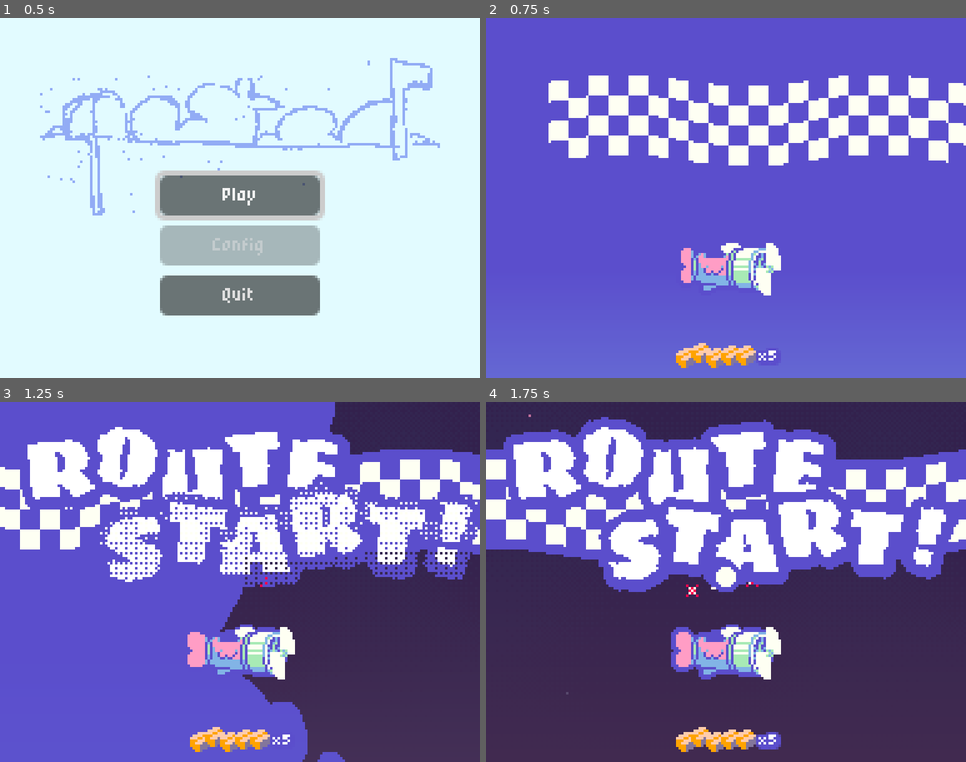
Above: before the commit, frames 1-4 (two rows, left to right).
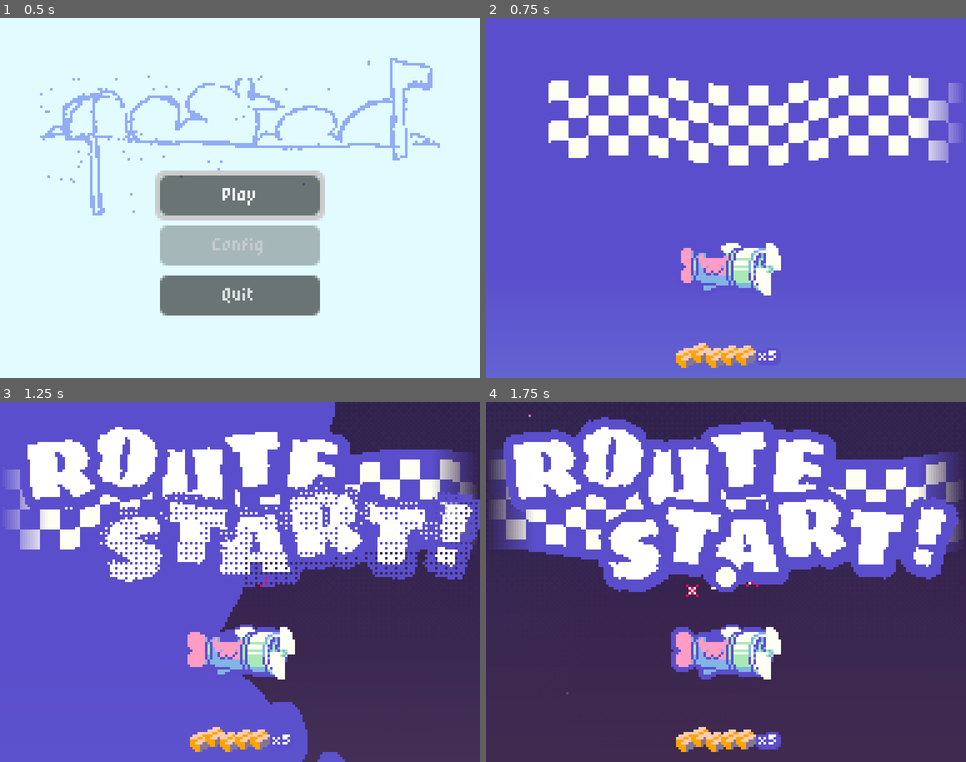
Above: after the commit, the same moments.

Repository: webcatzz/bjay
Game: Godot game, scene res://scenes/ui/title/title.tscn
The game is run twice, just before and just after one commit, with the same random seed, the same clock (stepped at 60 frames per second) and the same inputs. Sound files missing from this copy of the repository are replaced by a short silence.
Inputs (mouse positions are in pixels of both pictures, inside the frame that each line leads up to):
- Up to frame 1 (0.5 s): no input
- Up to frame 2 (0.75 s): click "Play" at 0.5 s
- Up to frame 3 (1.25 s): no input
- Up to frame 4 (1.75 s): tap Enter at 1.25 s; move the mouse to (831, 564) at 1.27 s; hold Right (move_right) from 1.28 s (still down); hold Z (dash) from 1.28 s (still down); click (831, 564) at 1.42 s

Frame 1 is identical in both runs. In frame 2, 1.0% of the frame differs, in the area x 91-100%, y 16-41%; in frame 3, 2.1%; in frame 4, 3.2%, in the area x 0-100%, y 13-42%.

Commit message:
visual tweak to route start flag

Diff:
--- a/scenes/route/parts/route_start.tscn
+++ b/scenes/route/parts/route_start.tscn
@@ -16,6 +16,16 @@
 height = 144
 fill_from = Vector2(0, 1)
 fill_to = Vector2(0, 0)
+
+[sub_resource type="Gradient" id="Gradient_rj28x"]
+offsets = PackedFloat32Array(0, 0.1, 0.9, 1)
+colors = PackedColorArray(1, 1, 1, 0, 1, 1, 1, 1, 1, 1, 1, 1, 1, 1, 1, 0)
+metadata/_snap_enabled = true
+
+[sub_resource type="GradientTexture2D" id="GradientTexture2D_pma2c"]
+gradient = SubResource("Gradient_rj28x")
+width = 192
+height = 1
 
 [sub_resource type="ShaderMaterial" id="ShaderMaterial_lp6ug"]
 shader = ExtResource("1_mdl2d")
@@ -41,7 +51,7 @@
 tracks/0/type = "value"
 tracks/0/imported = false
 tracks/0/enabled = true
-tracks/0/path = NodePath("Texture:anchor_left")
+tracks/0/path = NodePath("FlagMask/Flag:anchor_left")
 tracks/0/interp = 1
 tracks/0/loop_wrap = true
 tracks/0/keys = {
@@ -125,7 +135,7 @@
 tracks/7/type = "value"
 tracks/7/imported = false
 tracks/7/enabled = true
-tracks/7/path = NodePath("Texture:anchor_right")
+tracks/7/path = NodePath("FlagMask/Flag:anchor_right")
 tracks/7/interp = 1
 tracks/7/loop_wrap = true
 tracks/7/keys = {
@@ -154,7 +164,7 @@
 tracks/0/type = "value"
 tracks/0/imported = false
 tracks/0/enabled = true
-tracks/0/path = NodePath("Texture:anchor_left")
+tracks/0/path = NodePath("FlagMask/Flag:anchor_left")
 tracks/0/interp = 2
 tracks/0/loop_wrap = true
 tracks/0/keys = {
@@ -238,7 +248,7 @@
 tracks/7/type = "value"
 tracks/7/imported = false
 tracks/7/enabled = true
-tracks/7/path = NodePath("Texture:anchor_right")
+tracks/7/path = NodePath("FlagMask/Flag:anchor_right")
 tracks/7/interp = 2
 tracks/7/loop_wrap = true
 tracks/7/keys = {
@@ -268,234 +278,16 @@
 tracks/9/interp = 1
 tracks/9/loop_wrap = true
 tracks/9/keys = {
-"times": PackedFloat32Array(0, 0.5, 0.7),
-"transitions": PackedFloat32Array(1, 1, 1),
-"update": 0,
-"values": [Color(1, 1, 1, 1), Color(1, 1, 1, 1), Color(1, 1, 1, 0)]
-}
-
-[sub_resource type="Animation" id="Animation_rj28x"]
-resource_name = "intro"
-length = 0.8
-step = 0.1
-tracks/0/type = "value"
-tracks/0/imported = false
-tracks/0/enabled = true
-tracks/0/path = NodePath("Texture:anchor_left")
-tracks/0/interp = 2
-tracks/0/loop_wrap = true
-tracks/0/keys = {
-"times": PackedFloat32Array(0, 0.2, 0.4),
-"transitions": PackedFloat32Array(1, 1, 1),
-"update": 0,
-"values": [1.0, 0.0, 0.0]
-}
-tracks/1/type = "value"
-tracks/1/imported = false
-tracks/1/enabled = true
-tracks/1/path = NodePath("Route:visible")
-tracks/1/interp = 1
-tracks/1/loop_wrap = true
-tracks/1/keys = {
-"times": PackedFloat32Array(0, 0.2),
-"transitions": PackedFloat32Array(1, 1),
-"update": 1,
-"values": [false, true]
-}
-tracks/2/type = "value"
-tracks/2/imported = false
-tracks/2/enabled = true
-tracks/2/path = NodePath("Start:visible")
-tracks/2/interp = 1
-tracks/2/loop_wrap = true
-tracks/2/keys = {
-"times": PackedFloat32Array(0, 0.5),
-"transitions": PackedFloat32Array(1, 1),
-"update": 1,
-"values": [false, true]
-}
-tracks/3/type = "value"
-tracks/3/imported = false
-tracks/3/enabled = true
-tracks/3/path = NodePath("Route:modulate")
-tracks/3/interp = 2
-tracks/3/loop_wrap = true
-tracks/3/keys = {
-"times": PackedFloat32Array(0.2, 0.4),
-"transitions": PackedFloat32Array(1, 1),
-"update": 0,
-"values": [Color(1, 1, 1, 0), Color(1, 1, 1, 1)]
-}
-tracks/4/type = "value"
-tracks/4/imported = false
-tracks/4/enabled = true
-tracks/4/path = NodePath("Route:scale")
-tracks/4/interp = 2
-tracks/4/loop_wrap = true
-tracks/4/keys = {
-"times": PackedFloat32Array(0.3, 0.4, 0.5),
-"transitions": PackedFloat32Array(1, 1, 1),
-"update": 0,
-"values": [Vector2(1.25, 1.25), Vector2(1, 1), Vector2(1, 1)]
-}
-tracks/5/type = "value"
-tracks/5/imported = false
-tracks/5/enabled = true
-tracks/5/path = NodePath("Start:modulate")
-tracks/5/interp = 2
-tracks/5/loop_wrap = true
-tracks/5/keys = {
-"times": PackedFloat32Array(0.5, 0.7),
-"transitions": PackedFloat32Array(1, 1),
-"update": 0,
-"values": [Color(1, 1, 1, 0), Color(1, 1, 1, 1)]
-}
-tracks/6/type = "value"
-tracks/6/imported = false
-tracks/6/enabled = true
-tracks/6/path = NodePath("Start:scale")
-tracks/6/interp = 2
-tracks/6/loop_wrap = true
-tracks/6/keys = {
-"times": PackedFloat32Array(0.6, 0.7, 0.8),
-"transitions": PackedFloat32Array(1, 1, 1),
-"update": 0,
-"values": [Vector2(1.25, 1.25), Vector2(1, 1), Vector2(1, 1)]
-}
-
-[sub_resource type="Animation" id="Animation_pma2c"]
-resource_name = "outro"
-length = 0.2
-step = 0.1
-tracks/0/type = "value"
-tracks/0/imported = false
-tracks/0/enabled = true
-tracks/0/path = NodePath("Texture:anchor_left")
-tracks/0/interp = 2
-tracks/0/loop_wrap = true
-tracks/0/keys = {
-"times": PackedFloat32Array(),
-"transitions": PackedFloat32Array(),
-"update": 0,
-"values": []
-}
-tracks/1/type = "value"
-tracks/1/imported = false
-tracks/1/enabled = true
-tracks/1/path = NodePath("Route:visible")
-tracks/1/interp = 1
-tracks/1/loop_wrap = true
-tracks/1/keys = {
-"times": PackedFloat32Array(),
-"transitions": PackedFloat32Array(),
-"update": 1,
-"values": []
-}
-tracks/2/type = "value"
-tracks/2/imported = false
-tracks/2/enabled = true
-tracks/2/path = NodePath("Start:visible")
-tracks/2/interp = 1
-tracks/2/loop_wrap = true
-tracks/2/keys = {
-"times": PackedFloat32Array(),
-"transitions": PackedFloat32Array(),
-"update": 1,
-"values": []
-}
-tracks/3/type = "value"
-tracks/3/imported = false
-tracks/3/enabled = true
-tracks/3/path = NodePath("Route:modulate")
-tracks/3/interp = 2
-tracks/3/loop_wrap = true
-tracks/3/keys = {
-"times": PackedFloat32Array(0, 0.2),
-"transitions": PackedFloat32Array(1, 1),
-"update": 0,
-"values": [Color(1, 1, 1, 1), Color(1, 1, 1, 0)]
-}
-tracks/4/type = "value"
-tracks/4/imported = false
-tracks/4/enabled = true
-tracks/4/path = NodePath("Route:scale")
-tracks/4/interp = 2
-tracks/4/loop_wrap = true
-tracks/4/keys = {
-"times": PackedFloat32Array(),
-"transitions": PackedFloat32Array(),
-"update": 0,
-"values": []
-}
-tracks/5/type = "value"
-tracks/5/imported = false
-tracks/5/enabled = true
-tracks/5/path = NodePath("Start:modulate")
-tracks/5/interp = 2
-tracks/5/loop_wrap = true
-tracks/5/keys = {
-"times": PackedFloat32Array(0, 0.2),
-"transitions": PackedFloat32Array(1, 1),
-"update": 0,
-"values": [Color(1, 1, 1, 1), Color(1, 1, 1, 0)]
-}
-tracks/6/type = "value"
-tracks/6/imported = false
-tracks/6/enabled = true
-tracks/6/path = NodePath("Start:scale")
-tracks/6/interp = 2
-tracks/6/loop_wrap = true
-tracks/6/keys = {
-"times": PackedFloat32Array(),
-"transitions": PackedFloat32Array(),
-"update": 0,
-"values": []
-}
-tracks/7/type = "value"
-tracks/7/imported = false
-tracks/7/enabled = true
-tracks/7/path = NodePath("Texture:anchor_right")
-tracks/7/interp = 2
-tracks/7/loop_wrap = true
-tracks/7/keys = {
-"times": PackedFloat32Array(0, 0.2),
-"transitions": PackedFloat32Array(1, 1),
-"update": 0,
-"values": [1.0, 0.0]
-}
-tracks/8/type = "method"
-tracks/8/imported = false
-tracks/8/enabled = true
-tracks/8/path = NodePath(".")
-tracks/8/interp = 1
-tracks/8/loop_wrap = true
-tracks/8/keys = {
-"times": PackedFloat32Array(0.2),
-"transitions": PackedFloat32Array(1),
-"values": [{
-"args": [],
-"method": &"queue_free"
-}]
-}
-tracks/9/type = "value"
-tracks/9/imported = false
-tracks/9/enabled = true
-tracks/9/path = NodePath("Gradient:modulate")
-tracks/9/interp = 1
-tracks/9/loop_wrap = true
-tracks/9/keys = {
-"times": PackedFloat32Array(0, 0.1),
-"transitions": PackedFloat32Array(1, 1),
-"update": 0,
-"values": [Color(1, 1, 1, 1), Color(1, 1, 1, 0)]
+"times": PackedFloat32Array(0, 0.2, 0.5, 0.7),
+"transitions": PackedFloat32Array(1, 1, 1, 1),
+"update": 0,
+"values": [Color(1, 1, 1, 0), Color(1, 1, 1, 1), Color(1, 1, 1, 1), Color(1, 1, 1, 0)]
 }
 
 [sub_resource type="AnimationLibrary" id="AnimationLibrary_lcksj"]
 _data = {
 &"RESET": SubResource("Animation_lp6ug"),
-&"full": SubResource("Animation_kric0"),
-&"intro": SubResource("Animation_rj28x"),
-&"outro": SubResource("Animation_pma2c")
+&"full": SubResource("Animation_kric0")
 }
 
 [node name="RouteStart" type="Control"]
@@ -518,8 +310,8 @@
 mouse_filter = 2
 texture = SubResource("GradientTexture2D_rj28x")
 
-[node name="Texture" type="TextureRect" parent="."]
-material = SubResource("ShaderMaterial_lp6ug")
+[node name="FlagMask" type="TextureRect" parent="."]
+clip_children = 1
 layout_mode = 1
 anchors_preset = -1
 anchor_top = 0.5
@@ -527,6 +319,20 @@
 anchor_bottom = 0.5
 offset_top = -55.0
 offset_bottom = -7.0
+grow_horizontal = 2
+grow_vertical = 2
+mouse_filter = 2
+texture = SubResource("GradientTexture2D_pma2c")
+
+[node name="Flag" type="TextureRect" parent="FlagMask"]
+material = SubResource("ShaderMaterial_lp6ug")
+layout_mode = 1
+anchors_preset = -1
+anchor_top = 0.5
+anchor_right = 1.0
+anchor_bottom = 0.5
+offset_top = -24.0
+offset_bottom = 24.0
 grow_horizontal = 2
 grow_vertical = 2
 mouse_filter = 2
--- a/scenes/ui/route_end/route_end.tscn
+++ b/scenes/ui/route_end/route_end.tscn
@@ -89,7 +89,7 @@
 color = Color(0.356863, 0.305882, 0.8, 1)
 
 [node name="InputHint" type="Label" parent="."]
-anchors_preset = -1
+anchors_preset = 7
 anchor_left = 0.5
 anchor_top = 1.0
 anchor_right = 0.5
